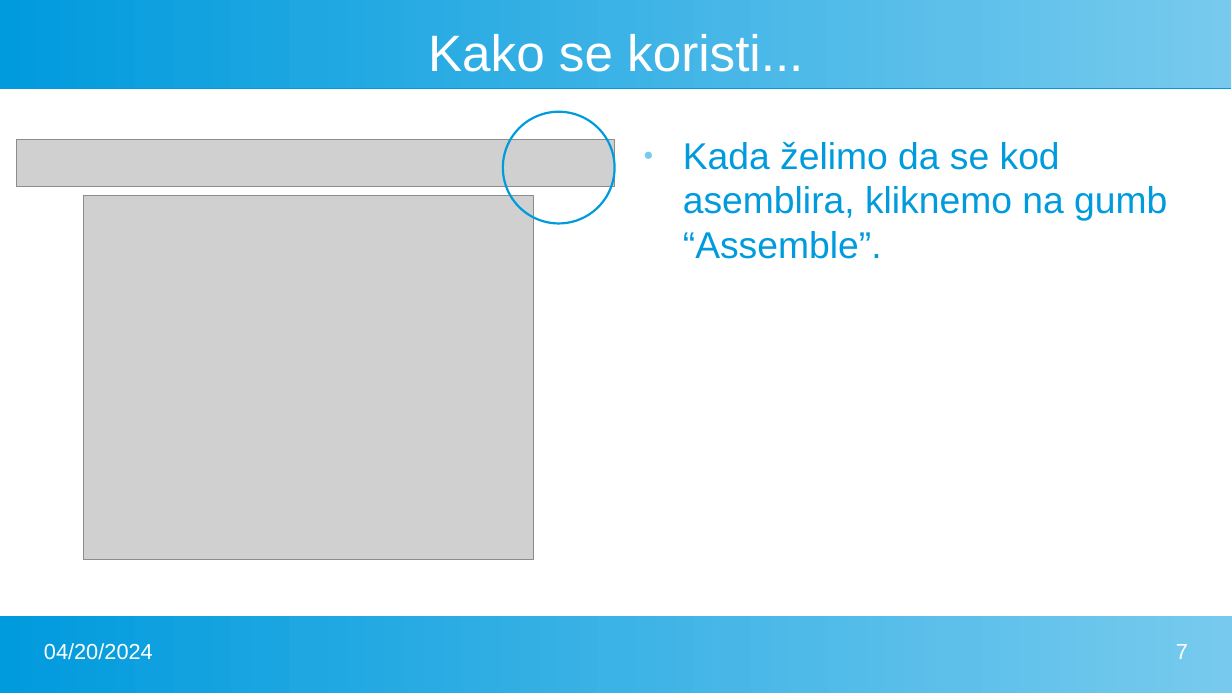
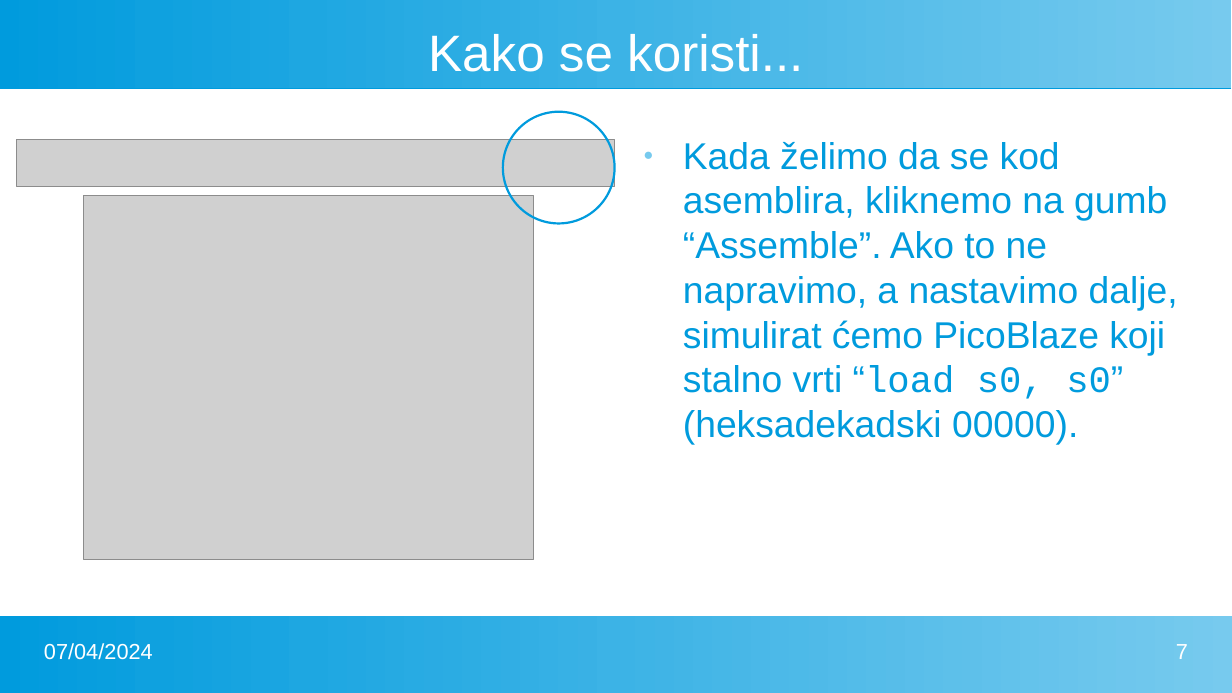
Before and after one commit to FlatAssembler/PicoBlaze_Simulator_in_JS, a slide deck: slide 7 of seminar/PicoBlaze.pptx. Drawn at 1232x693 pixels with LibreOffice and Linux fonts; fonts in the diff are those of the drawing; grey boxes stand for pictures. Boxes give left, top, right and bottom in pixels: in the first picture for what was removed or moved away, otherwise in the second. Text is boxed around its words. In the diff, an @@ line names an element or a change of style, - is before the commit and + after.

```diff
--- a/seminar/PicoBlaze.pptx
+++ b/seminar/PicoBlaze.pptx
@@ text at [683,142,1178,445]: text changed @@
-● Kada želimo da se kod asemblira, kliknemo na gumb “Assemble”.
+● Kada želimo da se kod asemblira, kliknemo na gumb “Assemble”. Ako to ne napravimo, a nastavimo dalje, simulirat ćemo PicoBlaze koji stalno vrti “load s0, s0” (heksadekadski 00000).
@@ text at [44,643,153,660]: text changed @@
-04/20/2024
+07/04/2024
```
Also in this commit, not shown: 21 other slides changed, 1 other file.
